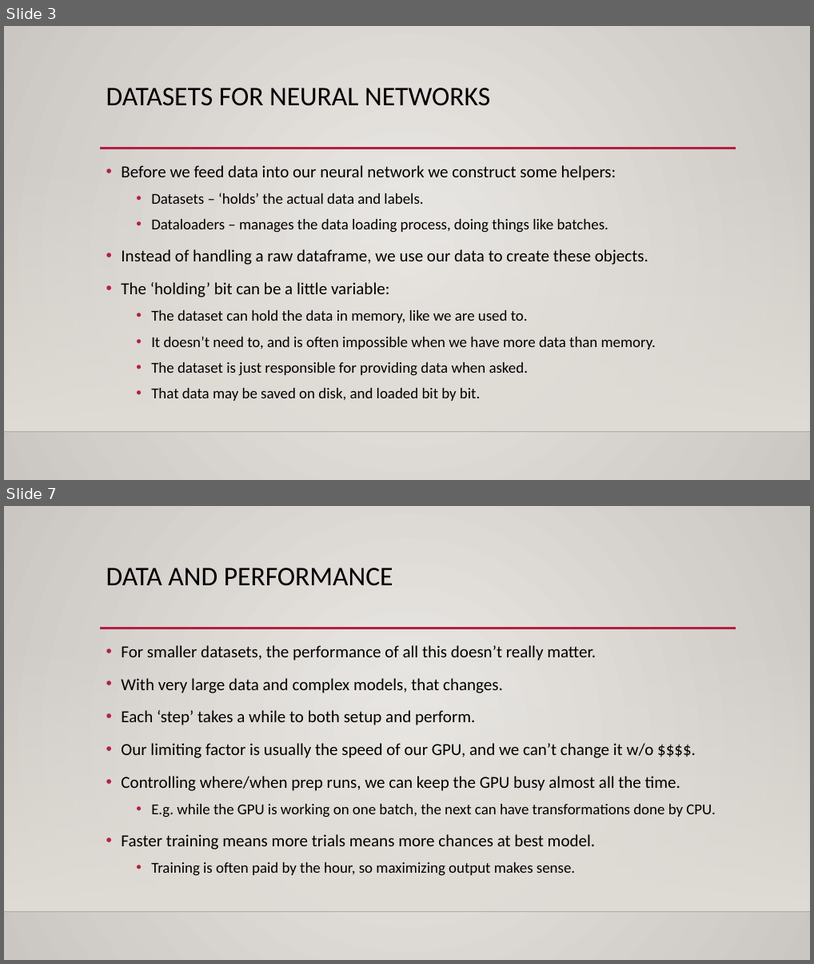
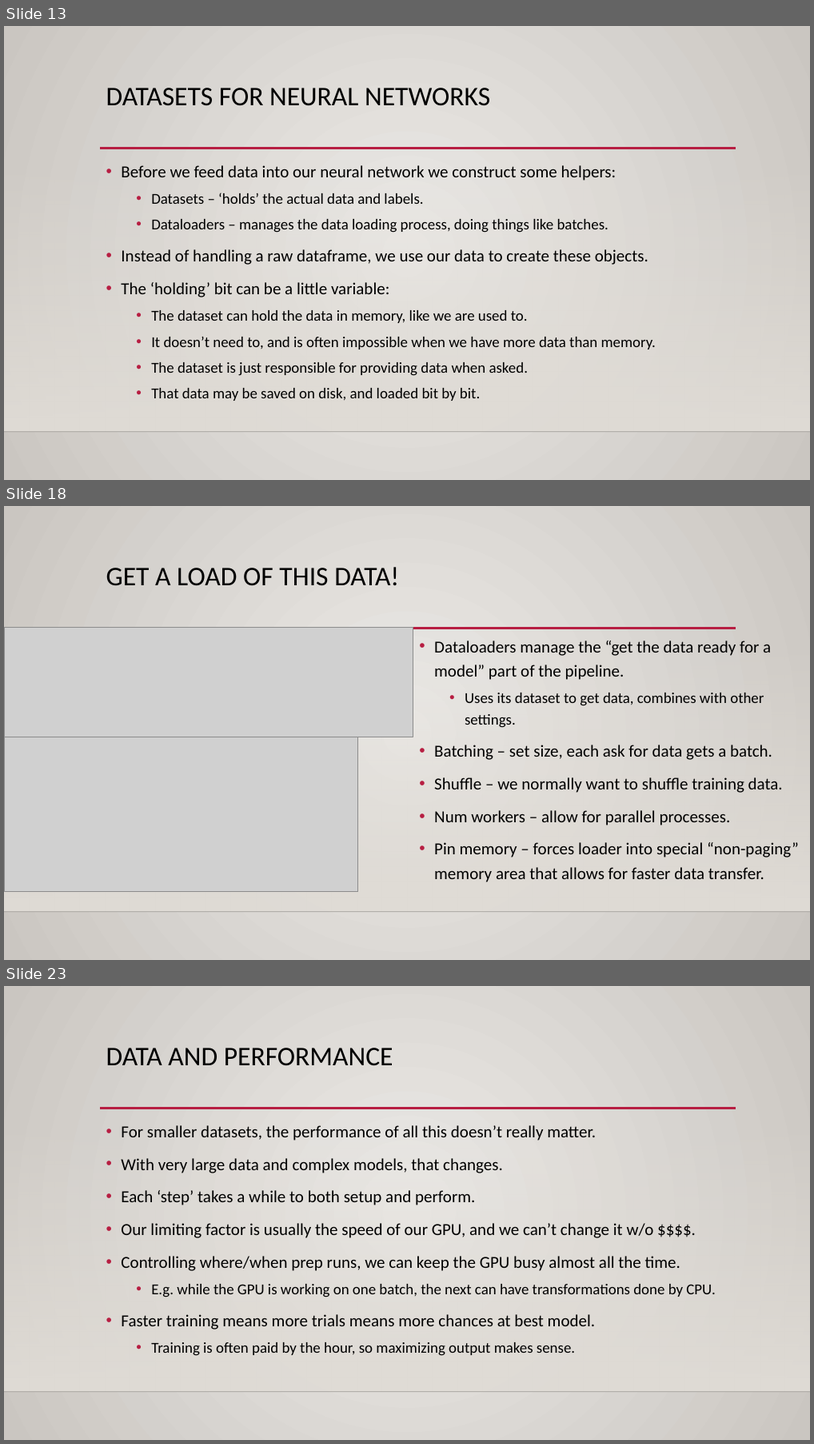
Before and after one commit to AkeemSemperDataScience/Intro_to_Machine_Learning_Students, a slide deck: reference_content/Slides/pytorch_data.pptx. Shown one above the other, each under a label of ours: slides 3 and 7 before the commit, slides 13, 18 and 23 after it; the slides between them are not shown. The pictures are 814x964 and 814x1444 pixels, drawn with LibreOffice and Linux fonts; fonts in the diff are those of the drawing; grey boxes stand for pictures; background and template pictures are left out. Boxes give left, top, right and bottom in pixels: in the first picture for what was removed or moved away, otherwise in the second. Text is boxed around its words. In the diff, an @@ line names an element or a change of style, - is before the commit and + after.

```diff
--- a/reference_content/Slides/pytorch_data.pptx
+++ b/reference_content/Slides/pytorch_data.pptx
@@ slide 18 added at (x1=4, y1=506, x2=810, y2=960), background gradient #ECEAE7 to #CAC7C1; not listed: 3 template elements that a slide beside it also shows @@
@@ title added at (x1=106, y1=567, x2=399, y2=586), 32 pt, text #000000 @@
+GET A LOAD OF THIS DATA!
@@ picture added at (x1=4, y1=627, x2=414, y2=737) @@
@@ text added at (x1=434, y1=640, x2=799, y2=882), 20 pt, text #000000 @@
+• Dataloaders manage the “get the data ready for a model” part of the pipeline.
+  • Uses its dataset to get data, combines with other settings.
+• Batching – set size, each ask for data gets a batch.
+• Shuffle – we normally want to shuffle training data.
+• Num workers – allow for parallel processes.
+• Pin memory – forces loader into special “non-paging” memory area that allows for faster data transfer.
@@ picture added at (x1=4, y1=737, x2=358, y2=892) @@
@@ what was slide 3 is now slide 13 @@
@@ what was slide 7 is now slide 23 @@
```
Also in this commit, not shown: 7 slides changed, 19 other slides added, 2 slides removed, 5 other files.
